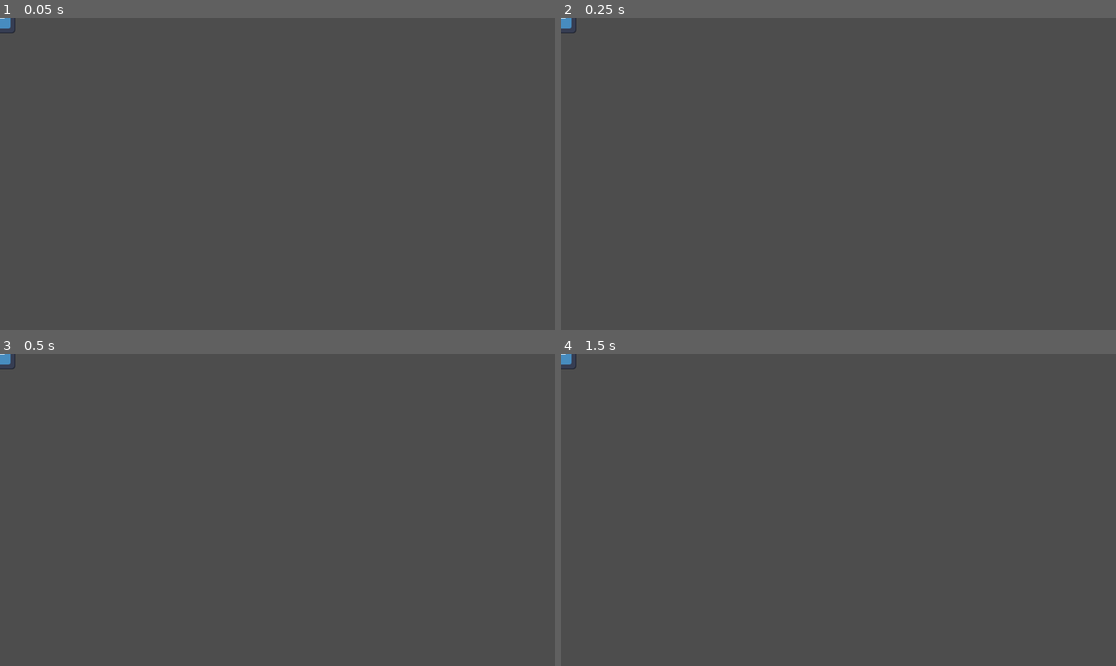
Above: before the commit, frames 1-4 (two rows, left to right).
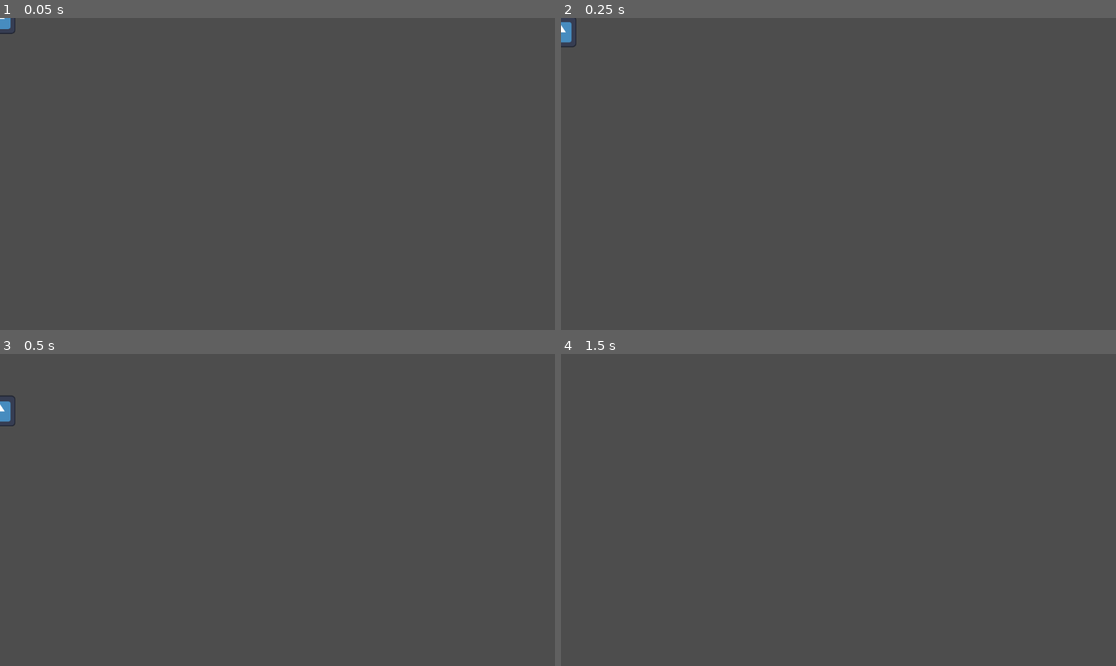
Above: after the commit, the same moments.

Repository: TheMenti/brushman
Game: Godot game, scene res://scenes/player.tscn
The game is run twice, just before and just after one commit, with the same random seed, the same clock (stepped at 60 frames per second) and the same inputs. Before the commit the project starts from res://player.tscn. The engine's default icon, where the game draws it, is replaced by a stand-in: a white triangle on a blue panel in a dark square.
Inputs:
- Up to frame 1 (0.05 s): no input
- Up to frame 2 (0.25 s): no input
- Up to frame 3 (0.5 s): no input
- Up to frame 4 (1.5 s): hold Right (move_right) from 0.53 s (still down); tap Space (jump) at 0.6, 0.77, 1.07, 1.35 s

The runs differ from the first frame. In frame 1, less than 0.1% of the frame differs, in the area x 0-3%, y 0-6%; in frame 2, 0.1%; in frame 3, 0.3%, in the area x 0-3%, y 0-24%; in frame 4, less than 0.1%.

Commit message:
see cazz

Diff:
--- a/brushman/player.gd
+++ b/brushman/player.gd
@@ -1,20 +1,25 @@
-extends Area2D
-
-@export var speed = 400
-var screen_size
+extends CharacterBody2D
 
 
+const SPEED = 300.0
+const JUMP_VELOCITY = -400.0
 
-# Called when the node enters the scene tree for the first time.
-func _ready() -> void:
-	screen_size = get_viewport_rect().size
 
-# Called every frame. 'delta' is the elapsed time since the previous frame.
-func _process(delta: float) -> void:
-	var velocity = Vector2.ZERO
-	if Input.is_action_pressed("move_right"):
-		velocity.x += 1
-	if Input.is_action_pressed("move_left"):
-		velocity.x -= 1
-	if Input.is_action_pressed("move_right"):
-		speed += 1
+func _physics_process(delta: float) -> void:
+	# Add the gravity.
+	if not is_on_floor():
+		velocity += get_gravity() * delta
+
+	# Handle jump.
+	if Input.is_action_just_pressed("jump") and is_on_floor():
+		velocity.y = JUMP_VELOCITY
+
+	# Get the input direction and handle the movement/deceleration.
+	# As good practice, you should replace UI actions with custom gameplay actions.
+	var direction := Input.get_axis("move_left", "move_right")
+	if direction:
+		velocity.x = direction * SPEED
+	else:
+		velocity.x = move_toward(velocity.x, 0, SPEED)
+
+	move_and_slide()
--- /dev/null
+++ b/brushman/scenes/level.tscn
@@ -0,0 +1,7 @@
+[gd_scene format=3 uid="uid://iufehv0ajlad"]
+
+[ext_resource type="PackedScene" uid="uid://bao3myj3acpmu" path="res://scenes/player.tscn" id="1_2q6dc"]
+
+[node name="Level" type="Node2D" unique_id=545103220]
+
+[node name="Player" parent="." unique_id=1285104086 instance=ExtResource("1_2q6dc")]
--- a/brushman/player.tscn
+++ b/brushman/scenes/player.tscn
@@ -17,7 +17,7 @@
 [sub_resource type="CircleShape2D" id="CircleShape2D_sweqy"]
 radius = 36.44821
 
-[node name="Player" type="Area2D" unique_id=1286598175]
+[node name="Player" type="CharacterBody2D" unique_id=1285104086]
 script = ExtResource("1_onrkg")
 
 [node name="AnimatedSprite2D" type="AnimatedSprite2D" parent="." unique_id=768068925]
Not shown, changed: brushman/player.gd.uid
Not shown: 1 places in brushman/scenes/player.tscn that only renumber resources
